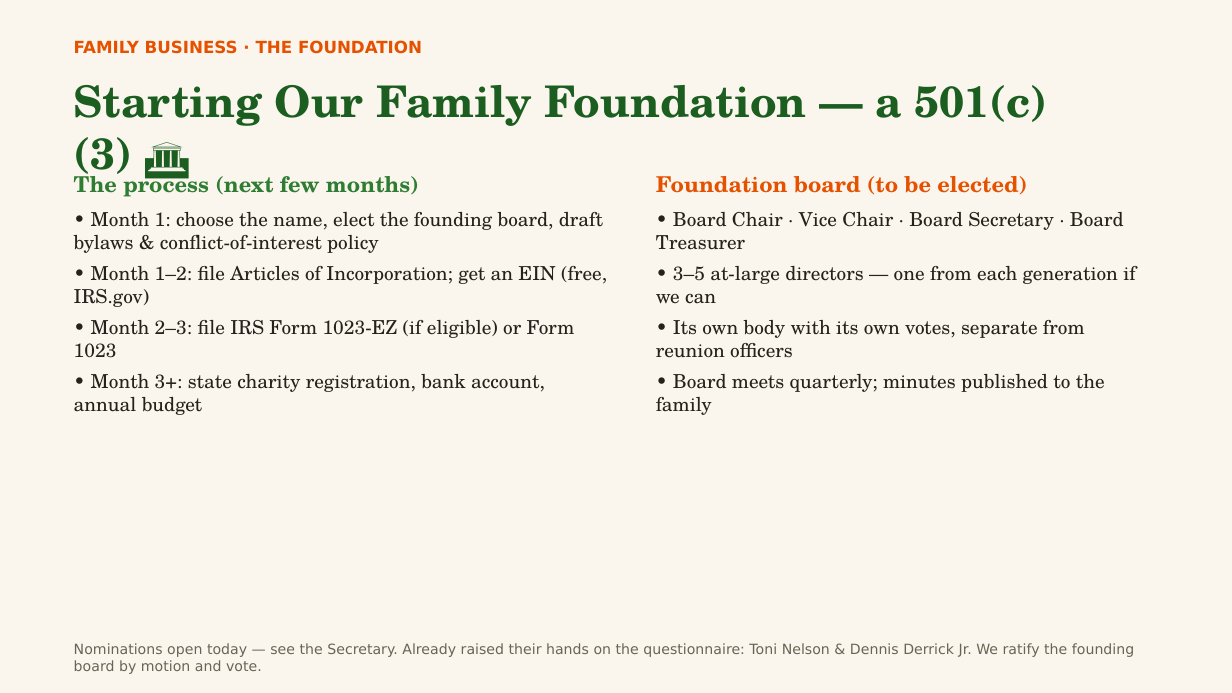
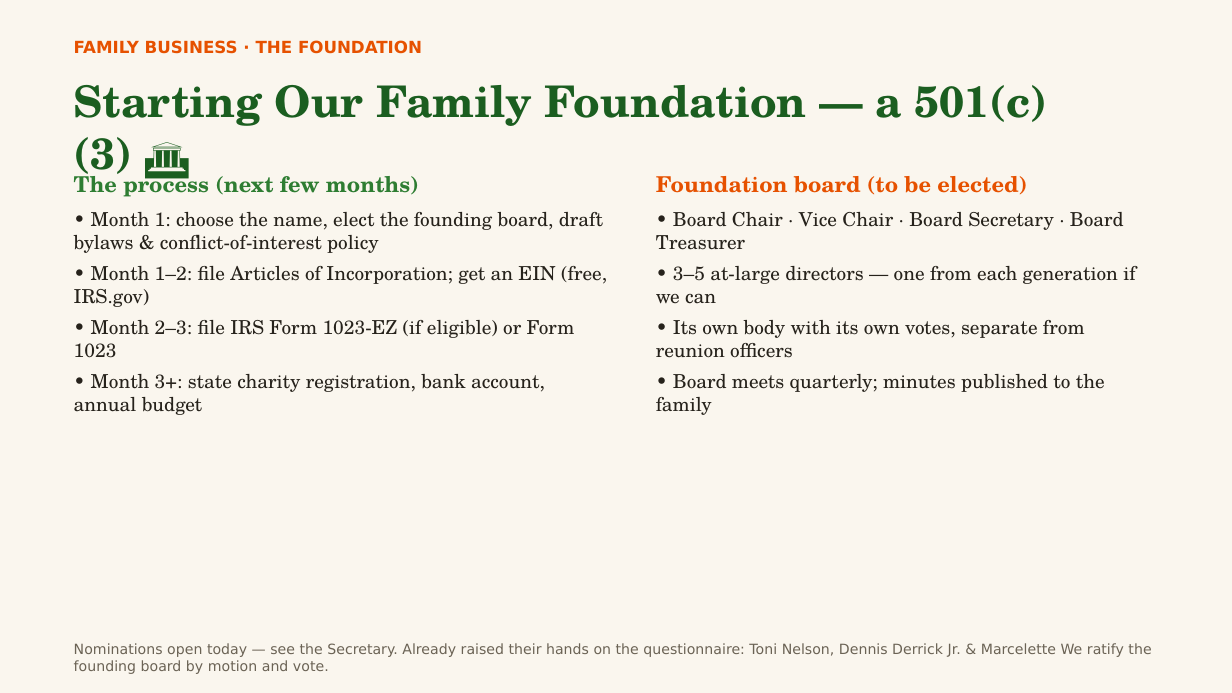
Before and after one commit to MEG-agt25/Family-Reunion, a slide deck: slide 28 of presentation/Harris-Nelson-Reunion-2026.pptx. Drawn at 1232x693 pixels with LibreOffice and Linux fonts; fonts in the diff are those of the drawing. Boxes give left, top, right and bottom in pixels: in the first picture for what was removed or moved away, otherwise in the second. Text is boxed around its words. In the diff, an @@ line names an element or a change of style, - is before the commit and + after.

```diff
--- a/presentation/Harris-Nelson-Reunion-2026.pptx
+++ b/presentation/Harris-Nelson-Reunion-2026.pptx
@@ text at (74, 643, 1151, 674): text changed @@
-Nominations open today — see the Secretary. Already raised their hands on the questionnaire: Toni Nelson & Dennis Derrick Jr. We ratify the founding board by motion and vote.
+Nominations open today — see the Secretary. Already raised their hands on the questionnaire: Toni Nelson, Dennis Derrick Jr. & Marcelette We ratify the founding board by motion and vote.
```
Also in this commit, not shown: 2 other slides changed, 2 other files.
